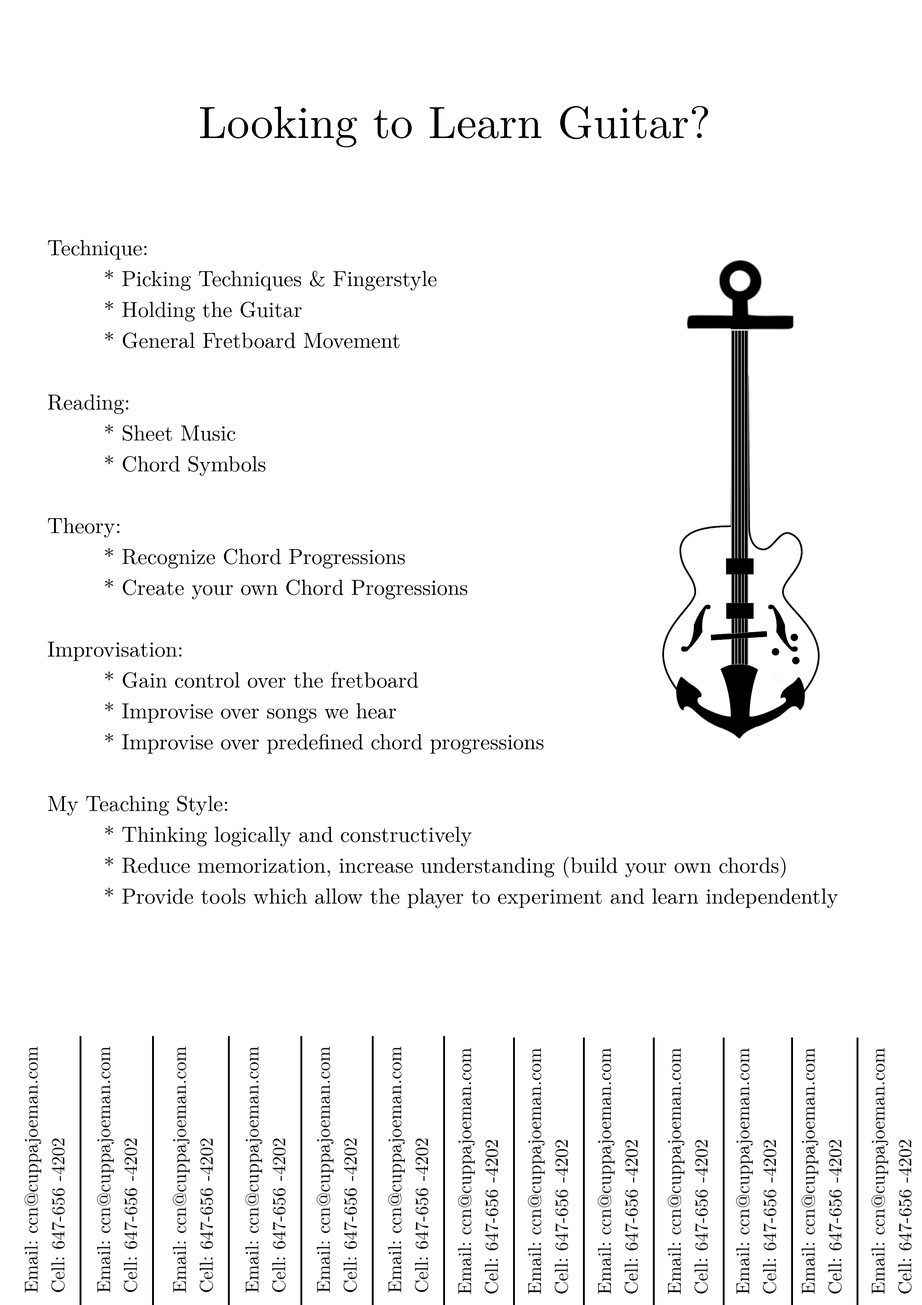
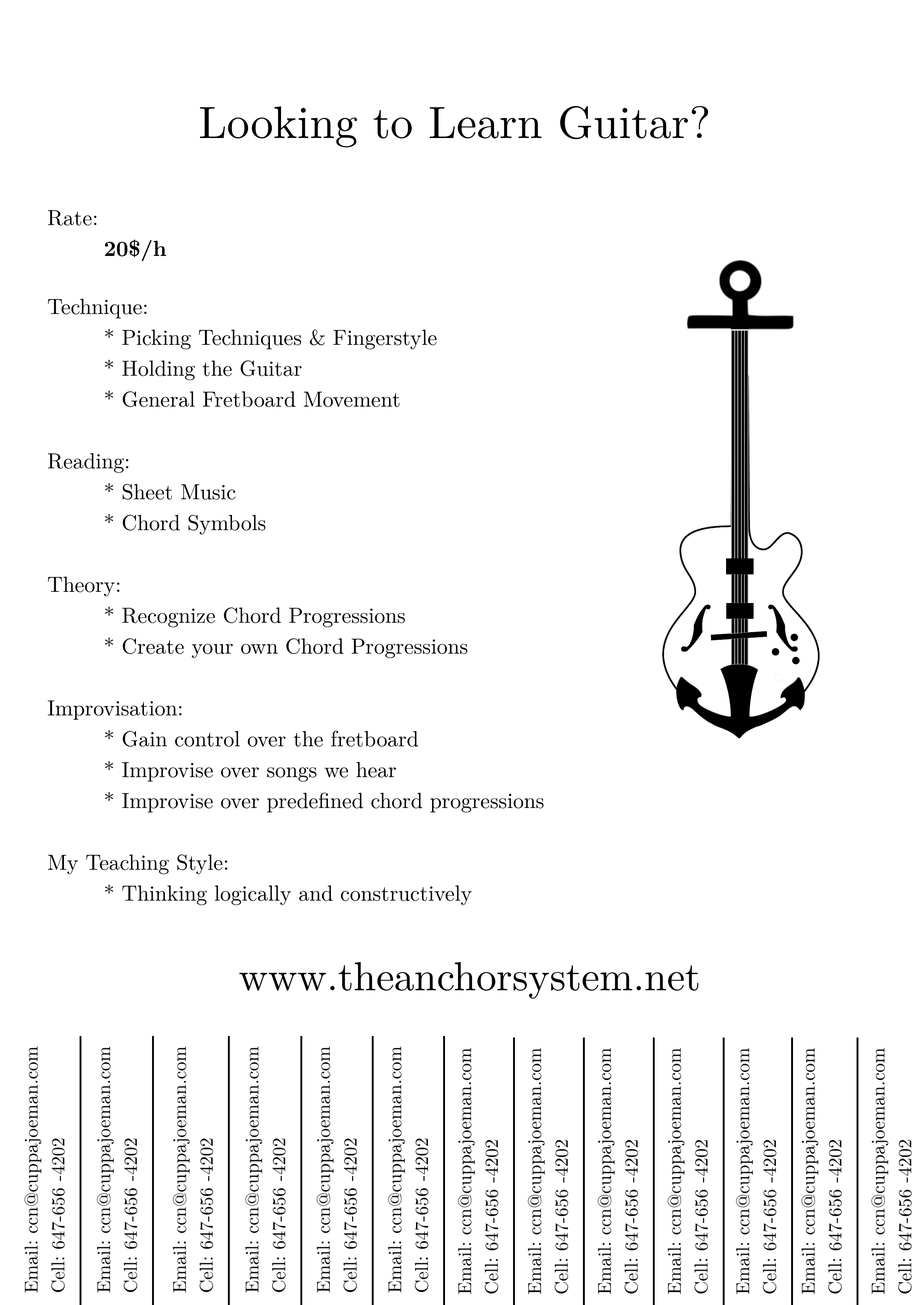
Two versions of the same layered image (922 x 1305). Layer-by-layer changes:
added layer "www.theanchorsystem.net" above "Rate: ..." over [239, 961, 699, 999]
renamed "Technique: ..." to "Rate: ...", painted on it over [47, 210, 839, 908]
